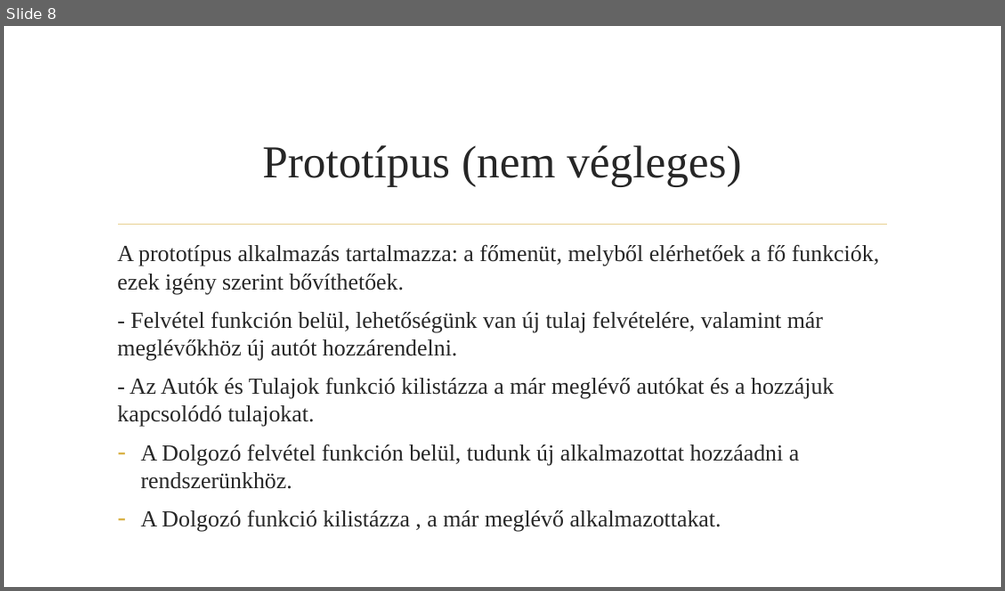
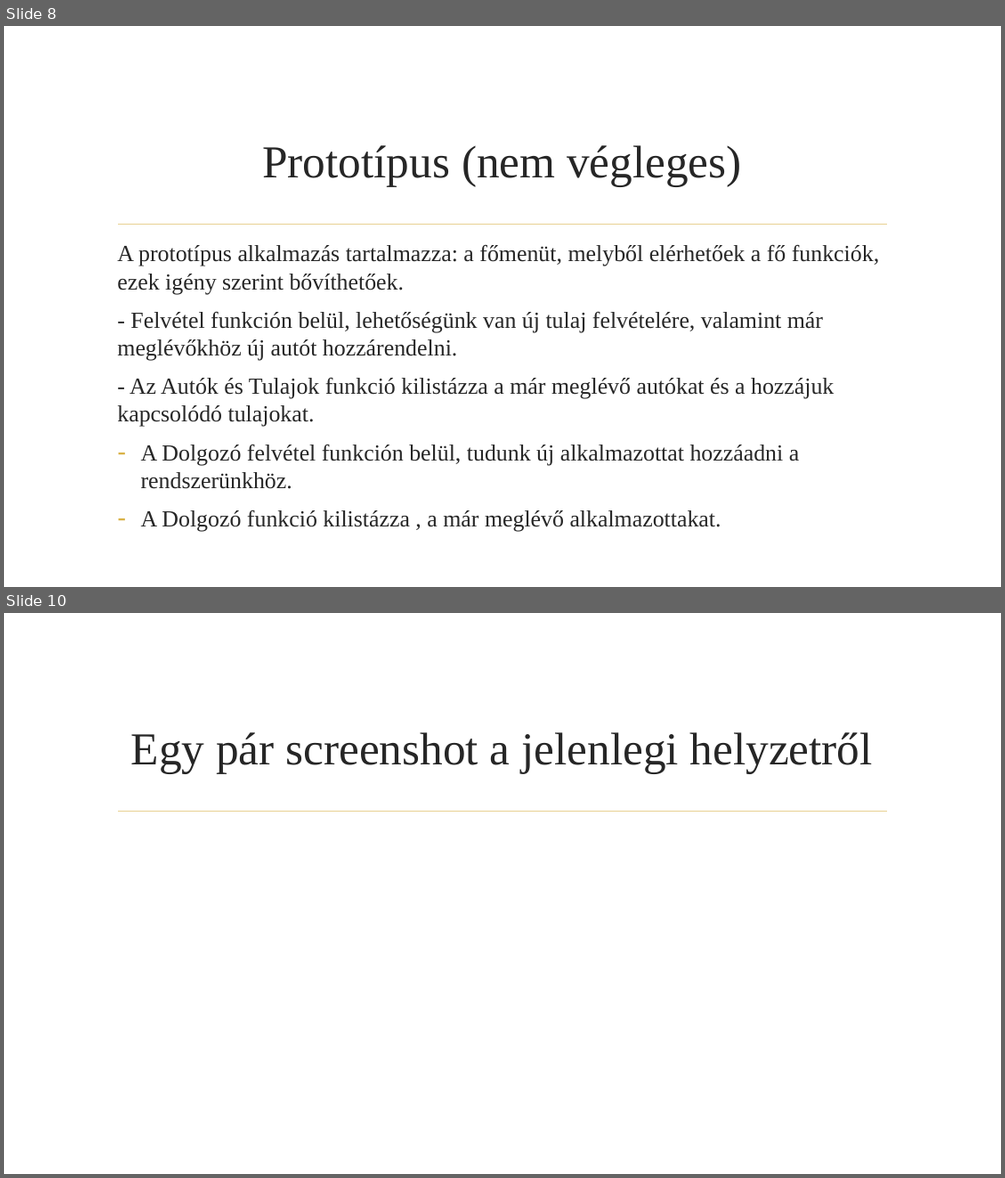
Before and after one commit to BenyBalazs/NagyProjekt, a slide deck: docs/Autószerelő alkalmazás.pptx. Shown one above the other, each under a label of ours: slide 8 before the commit, slides 8 and 10 after it; the slides between them are not shown. The pictures are 1005x591 and 1005x1178 pixels, drawn with LibreOffice and Linux fonts; fonts in the diff are those of the drawing; background and template pictures are left out. Boxes give left, top, right and bottom in pixels: in the first picture for what was removed or moved away, otherwise in the second. Text is boxed around its words. In the diff, an @@ line names an element or a change of style, - is before the commit and + after.

```diff
--- a/docs/Autószerelő alkalmazás.pptx
+++ b/docs/Autószerelő alkalmazás.pptx
@@ slide 10 added at (4, 613, 1001, 1174), background picture (left out); not listed: 1 template element that a slide beside it also shows @@
@@ title added at (131, 732, 873, 774), 44 pt, text #262626 @@
+Egy pár screenshot a jelenlegi helyzetről
```
Also in this commit, not shown: 8 other slides added, 1 slide removed.
